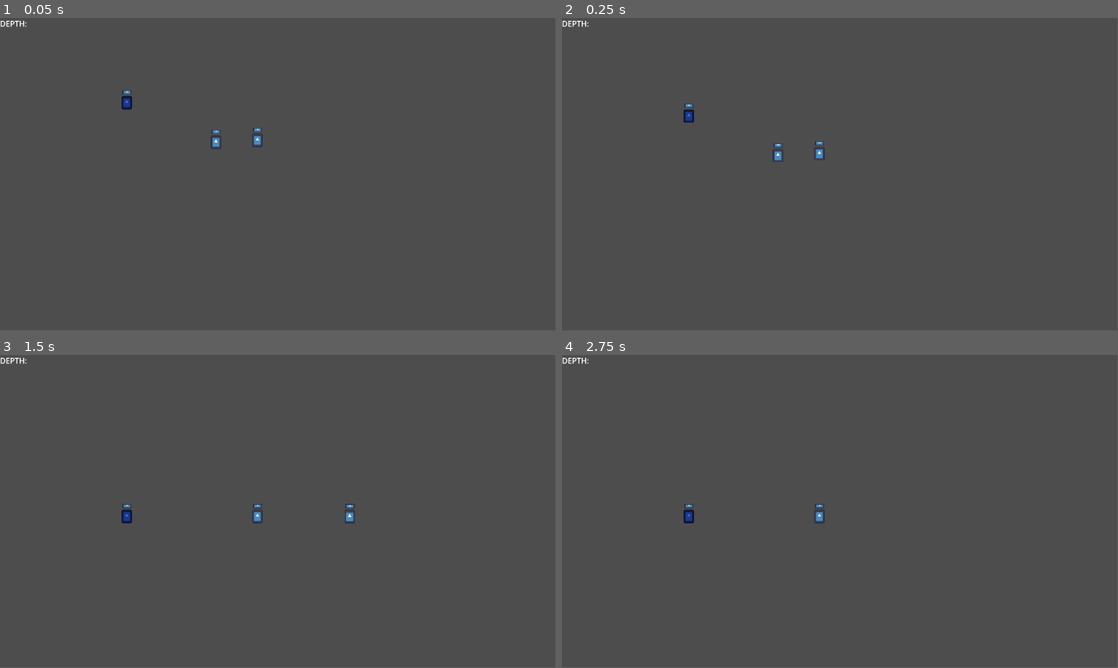
Above: before the commit, frames 1-4 (two rows, left to right).
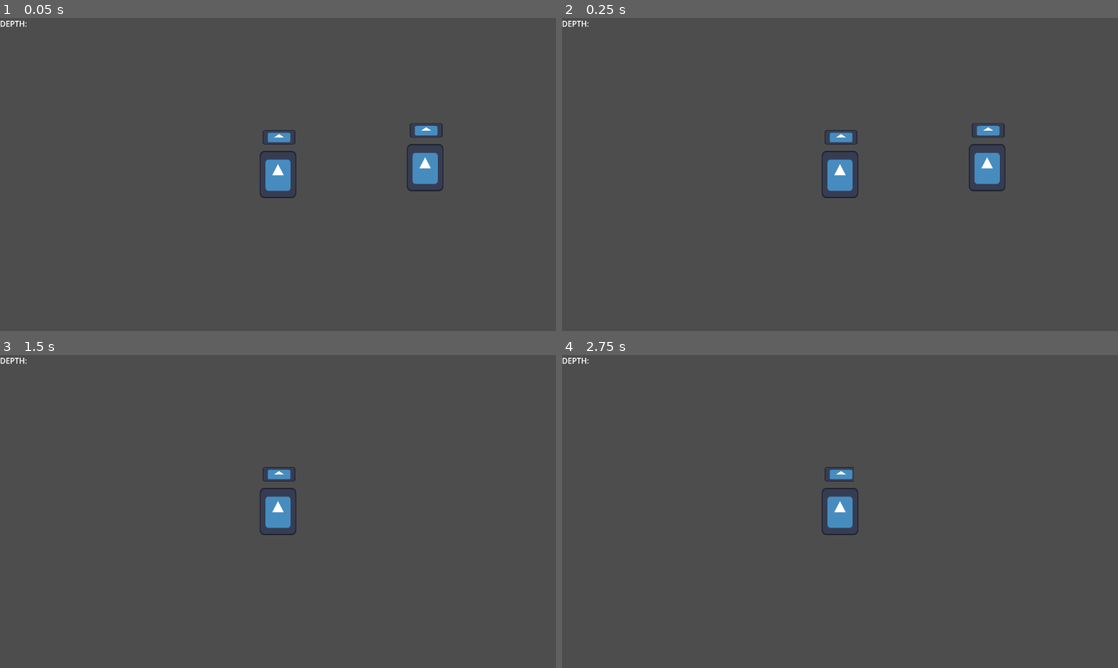
Above: after the commit, the same moments.

Repository: Kaplin86/campfire-project
Game: Godot game, scene res://test.tscn
Same seed, same stepped clock (60 frames per second), same inputs: the game is played once before the commit and once after it. This scene is started directly instead of the project's main scene. The engine's default icon, where the game draws it, is replaced by a stand-in: a white triangle on a blue panel in a dark square.
Inputs (mouse positions are in pixels of both pictures, inside the frame that each line leads up to):
- Up to frame 1 (0.05 s): no input
- Up to frame 2 (0.25 s): no input
- Up to frame 3 (1.5 s): tap Enter (ui_accept) at 0.5, 0.77 s; move the mouse to (400, 495) at 0.52 s; hold Right (ui_right) from 0.53 s (still down); click (400, 495) at 0.6 s; move the mouse to (166, 527) at 1.27 s; click (166, 527) at 1.35 s
- Up to frame 4 (2.75 s): tap Enter (ui_accept) at 1.52 s; move the mouse to (895, 442) at 2.02 s; release Right (ui_right) at 2.03 s; hold Left (ui_left) from 2.03 s (still down); click (895, 442) at 2.1 s
The window is 799x449 before the commit and 800x450 after it. Grey fills any space a smaller window leaves; there, only what the larger window draws over its background counts as a difference.

The runs differ from the first frame. In frame 1, 1.7% of the frame differs, in the area x 21-80%, y 23-58%; in frame 2, 1.7%; in frame 3, 1.0%; in frame 4, 0.9%.

Commit message:
better player attack and fall damage

Diff:
--- a/player.tscn
+++ b/player.tscn
@@ -33,10 +33,10 @@
 
 [node name="Area2D" type="Area2D" parent="CharacterBody2D" unique_id=504288181]
 position = Vector2(-62, 10)
-monitoring = false
 
 [node name="CollisionShape2D" type="CollisionShape2D" parent="CharacterBody2D/Area2D" unique_id=791935209]
 position = Vector2(76.75, -10)
 shape = SubResource("RectangleShape2D_onrkg")
 
-[connection signal="body_entered" from="CharacterBody2D/Area2D" to="CharacterBody2D" method="_on_area_2d_body_entered"]
+[node name="Camera2D" type="Camera2D" parent="CharacterBody2D" unique_id=996967853]
+zoom = Vector2(3.545, 3.545)
--- a/playerMovement.gd
+++ b/playerMovement.gd
@@ -2,10 +2,14 @@
 class_name PlayerCharacter
 
 var health = 10
+var fallDamage = 550 #When you fall at a velocity of 650 pixels you take 1 damage
 
 
 const SPEED = 300.0
 const JUMP_VELOCITY = -400.0
+
+var inAirLastFrame = false
+var lastAirVelocity = Vector2.ZERO
 
 func hui():
 	pass
@@ -19,6 +23,14 @@
 	# Add the gravity.
 	if not is_on_floor():
 		velocity += get_gravity() * delta
+		inAirLastFrame = true
+		lastAirVelocity = velocity
+
+	if is_on_floor() and inAirLastFrame:
+		inAirLastFrame = false
+		var damageToTake = floor(lastAirVelocity.y / fallDamage)
+		print(lastAirVelocity.y)
+		health = health - damageToTake
 
 	# Handle jump.
 	if Input.is_action_just_pressed("ui_accept") and is_on_floor():
@@ -33,15 +45,16 @@
 		velocity.x = move_toward(velocity.x, 0, SPEED)
 
 	move_and_slide()
+	$Area2D.visible = $Area2D.monitoring
+	if Input.is_action_just_pressed("attack"):
 
-	if Input.is_action_just_pressed("attack"):
-		$Area2D.set_deferred('monitoring',true)
-		await get_tree().create_timer(2).timeout
-		$Area2D.set_deferred('monitoring',false)
+		for enemy in $Area2D.get_overlapping_bodies():
 
+			_on_area_2d_body_entered(enemy)
 
 
 
 func _on_area_2d_body_entered(body: Node2D) -> void:
 	if body is BaseEnemy:
+		print("the body is")
 		body.health = body.health - 1
--- a/project.godot
+++ b/project.godot
@@ -18,6 +18,10 @@
 [autoload]
 
 Ui="*uid://bleln3eetv8i5"
+
+[display]
+
+window/stretch/mode="viewport"
 
 [input]
 
--- a/test.tscn
+++ b/test.tscn
@@ -23,6 +23,24 @@
 position = Vector2(61.5, 0)
 shape = SubResource("RectangleShape2D_8uh7m")
 
+[node name="StaticBody2D3" type="StaticBody2D" parent="." unique_id=1207519559]
+position = Vector2(764, 519)
+collision_layer = 3
+collision_mask = 3
+
+[node name="CollisionShape2D" type="CollisionShape2D" parent="StaticBody2D3" unique_id=1331644310]
+position = Vector2(61.5, 0)
+shape = SubResource("RectangleShape2D_8uh7m")
+
+[node name="StaticBody2D4" type="StaticBody2D" parent="." unique_id=1301369403]
+position = Vector2(1192, 16287)
+collision_layer = 3
+collision_mask = 3
+
+[node name="CollisionShape2D" type="CollisionShape2D" parent="StaticBody2D4" unique_id=1251281864]
+position = Vector2(61.5, 0)
+shape = SubResource("RectangleShape2D_8uh7m")
+
 [node name="StaticBody2D2" type="StaticBody2D" parent="." unique_id=1380780405]
 position = Vector2(504, 301)
 collision_layer = 3
--- a/zombie.gd
+++ b/zombie.gd
@@ -1,5 +1,10 @@
 extends MeleeEnemy
 
+
+func _process(delta):
+	$TextureProgressBar.value = health
+	if health <= 0:
+		queue_free()
 
 func _on_area_2d_body_entered(body: Node2D) -> void:
 	if body is PlayerCharacter or body is FollowingEntity:
@@ -9,6 +14,6 @@
 		await get_tree().create_timer(2).timeout
 		$Area2D.set_deferred('monitoring',true)
 
-		$TextureProgressBar.value = health
+
 
 	print(body)
